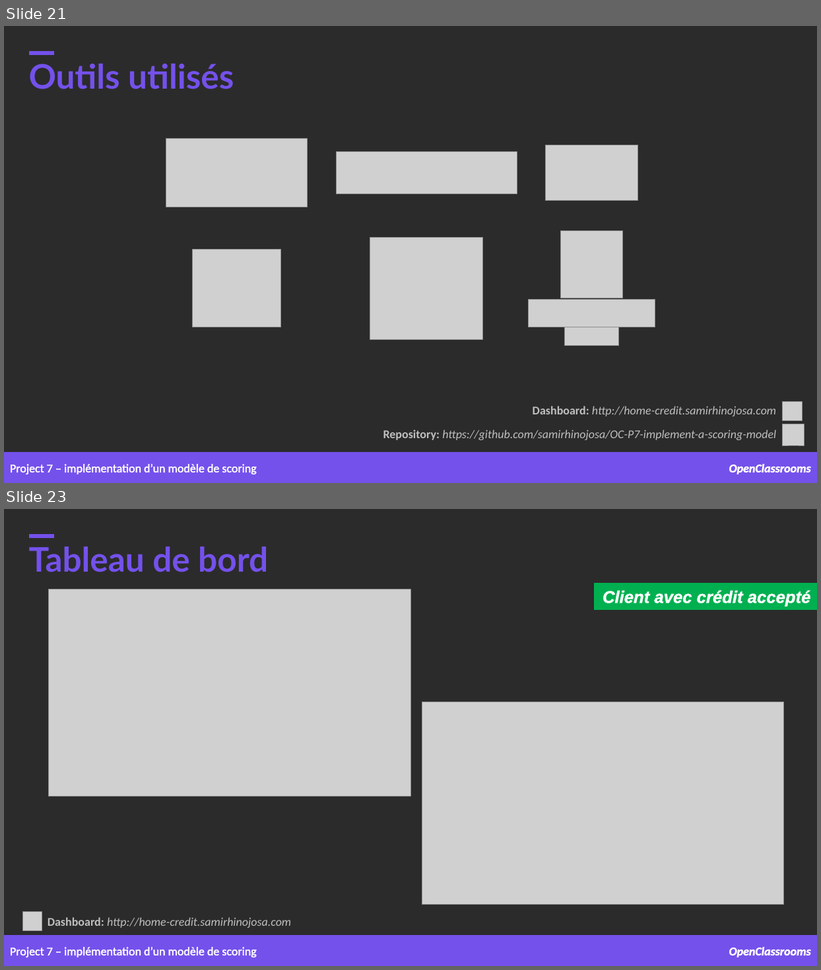
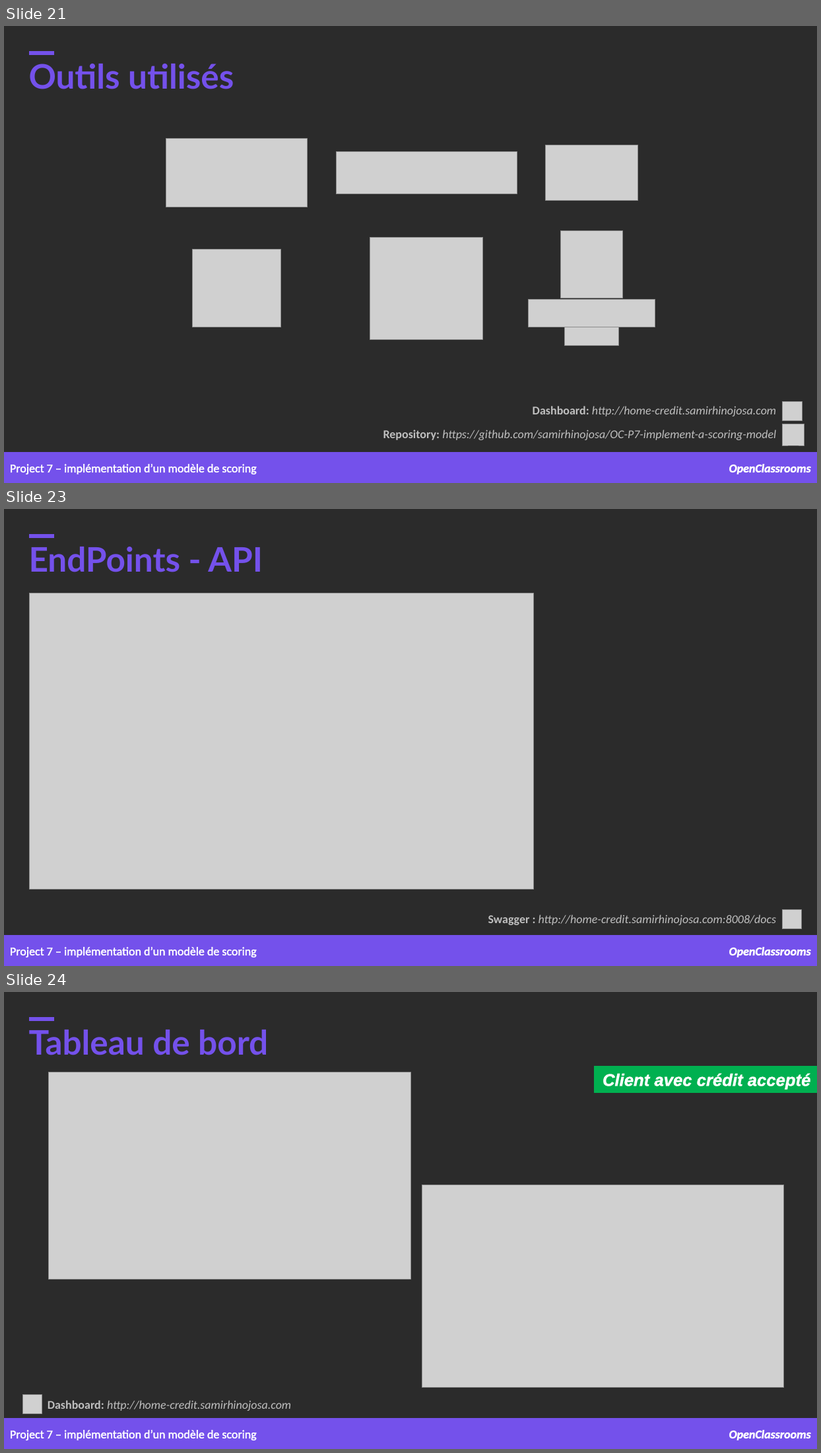
Before and after one commit to samirhinojosa/OC-P7-IMPLEMENT-A-SCORING-MODEL, a slide deck: supports/P7_presentation_final.pptx. Shown one above the other, each under a label of ours: slides 21 and 23 before the commit, slides 21, 23 and 24 after it; the slides between them are not shown. The pictures are 821x970 and 821x1453 pixels, drawn with LibreOffice and Linux fonts; fonts in the diff are those of the drawing; grey boxes stand for pictures; background and template pictures are left out; a plain dark background stands for a picture behind light text. Boxes give left, top, right and bottom in pixels: in the first picture for what was removed or moved away, otherwise in the second. Text is boxed around its words. In the diff, an @@ line names an element or a change of style, - is before the commit and + after.

```diff
--- a/supports/P7_presentation_final.pptx
+++ b/supports/P7_presentation_final.pptx
@@ slide 23 added at (4, 509, 817, 966), background picture (left out) @@
@@ text added at (29, 547, 263, 572), 40 pt, text #7451EB, bold @@
+EndPoints - API
@@ rectangle added at (29, 534, 54, 537), fill #7451EB, outline #7451EB 1 pt @@
@@ picture added at (29, 593, 533, 890) @@
@@ text added at (488, 915, 776, 925), 14 pt, text #BFBFBF, italic @@
+Swagger : http://home-credit.samirhinojosa.com:8008/docs
@@ picture added at (782, 910, 801, 929) @@
@@ rectangle added at (4, 936, 817, 966), fill #7451EB, outline #7451EB 1 pt @@
@@ text added at (10, 947, 256, 958), 14 pt, text #FFFFFF @@
+Project 7 – implémentation d’un modèle de scoring
@@ text added at (729, 947, 811, 958), 14 pt, text #FFFFFF, bold, italic @@
+OpenClassrooms
@@ what was slide 23 is now slide 24 @@
```
Also in this commit, not shown: 14 slides changed, 2 other files.
